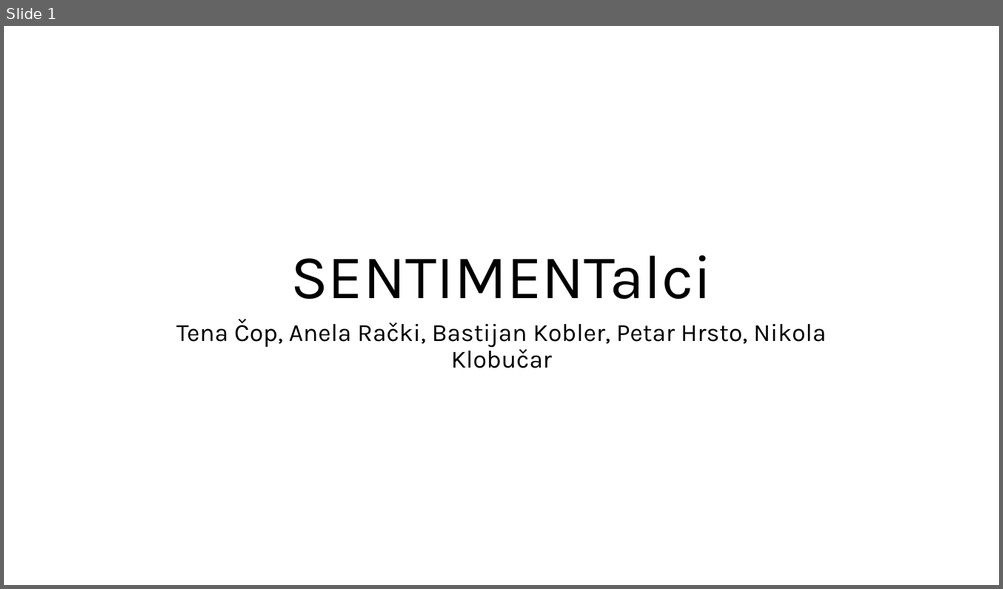
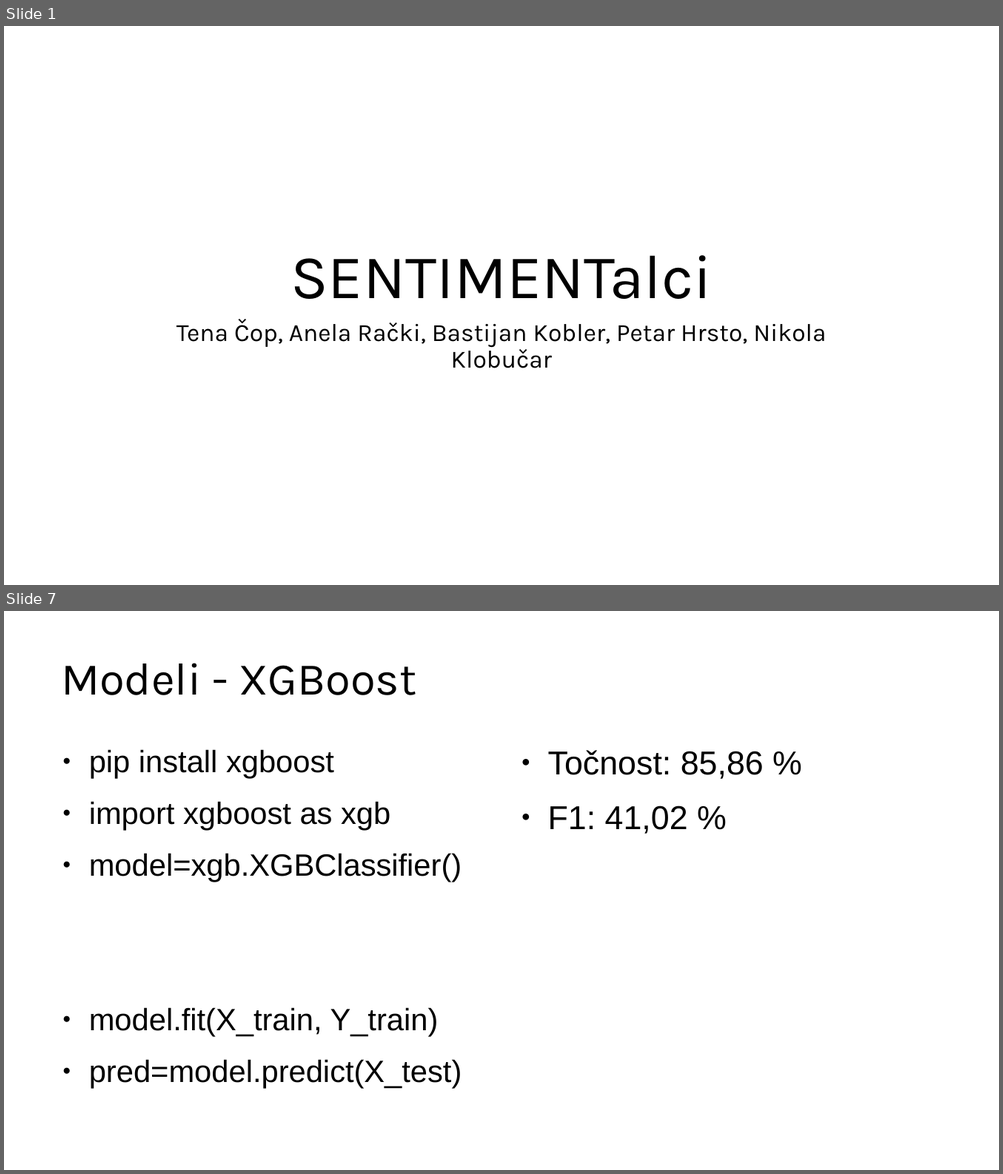
Before and after one commit to Sentimentalci/opjprojekt, a slide deck: SENTIMENTalci.pptx. Shown one above the other, each under a label of ours: slide 1 before the commit, slides 1 and 7 after it; the slides between them are not shown. The pictures are 1003x589 and 1003x1174 pixels, drawn with LibreOffice and Linux fonts; fonts in the diff are those of the drawing. Boxes give left, top, right and bottom in pixels: in the first picture for what was removed or moved away, otherwise in the second. Text is boxed around its words. In the diff, an @@ line names an element or a change of style, - is before the commit and + after.

Commit message:
dodani modeli u prezentaciju

```diff
--- a/SENTIMENTalci.pptx
+++ b/SENTIMENTalci.pptx
@@ slide 7 added at bbox=[4, 611, 999, 1170], background #FFFFFF @@
@@ title added at bbox=[61, 663, 416, 695], 44 pt, text #000000 @@
+Modeli - XGBoost
@@ text added at bbox=[89, 749, 462, 1089], 29.8 pt, text #000000 @@
+● pip install xgboost
+● import xgboost as xgb
+● model=xgb.XGBClassifier()
+● model.fit(X_train, Y_train)
+● pred=model.predict(X_test)
@@ text added at bbox=[548, 750, 763, 834], 32 pt, text #000000 @@
+● Točnost: 85,86 %
+● F1: 41,02 %
```
Also in this commit, not shown: 3 slides changed, 2 other slides added, 4 slides removed, 3 other files.
